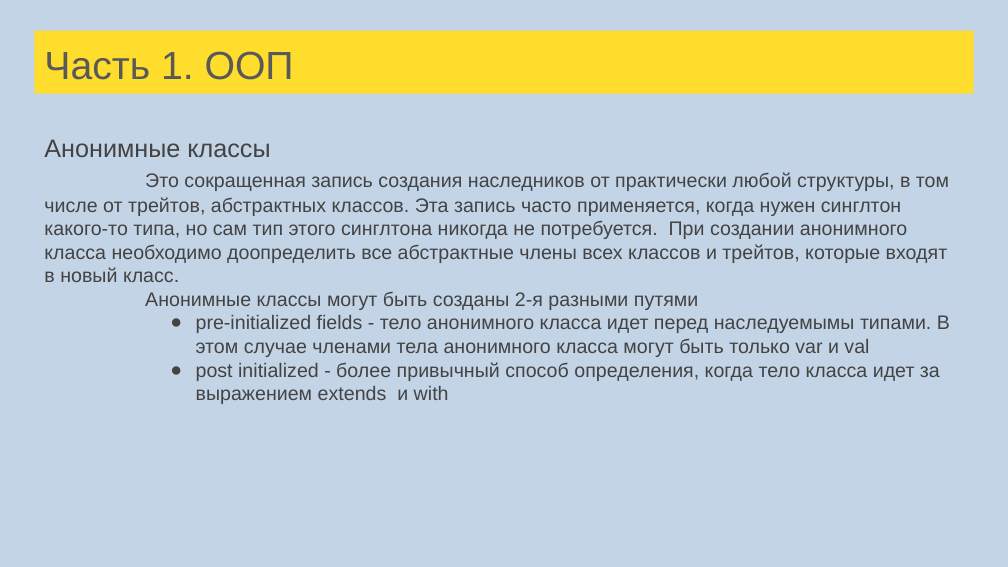
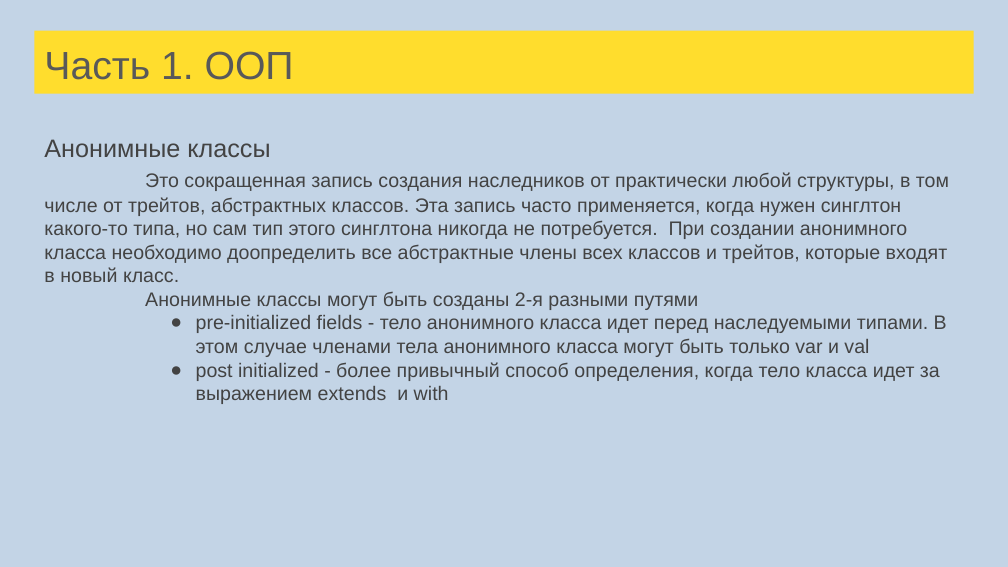
Before and after one commit to tralfamadore/ScalaLectures, a slide deck: slide 111 of src/main/resources/Лекции Scala для FinTech.pptx. Drawn at 1008x567 pixels with LibreOffice and Linux fonts; fonts in the diff are those of the drawing. Boxes give left, top, right and bottom in pixels: in the first picture for what was removed or moved away, otherwise in the second. Text is boxed around its words. In the diff, an @@ line names an element or a change of style, - is before the commit and + after.

```diff
--- a/src/main/resources/Лекции Scala для FinTech.pptx
+++ b/src/main/resources/Лекции Scala для FinTech.pptx
@@ text at (x1=196, y1=315, x2=947, y2=357): text changed @@
-● pre-initialized fields - тело анонимного класса идет перед наследуемымы типами. В этом случае членами тела анонимного класса могут быть только var и val
+● pre-initialized fields - тело анонимного класса идет перед наследуемыми типами. В этом случае членами тела анонимного класса могут быть только var и val
```
Also in this commit, not shown: 16 other slides changed, 23 slides added, 1 slide removed, 4 other files.
